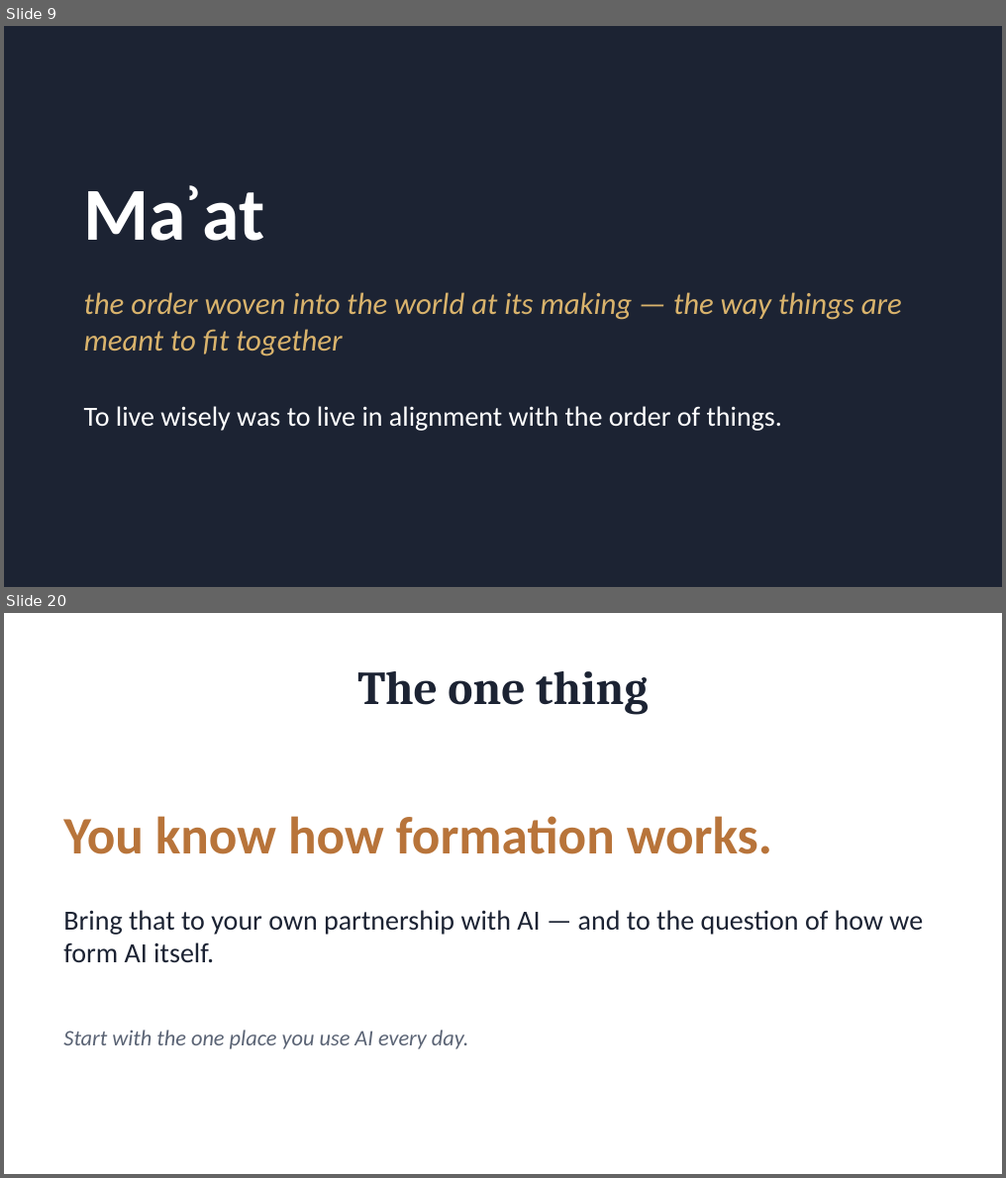
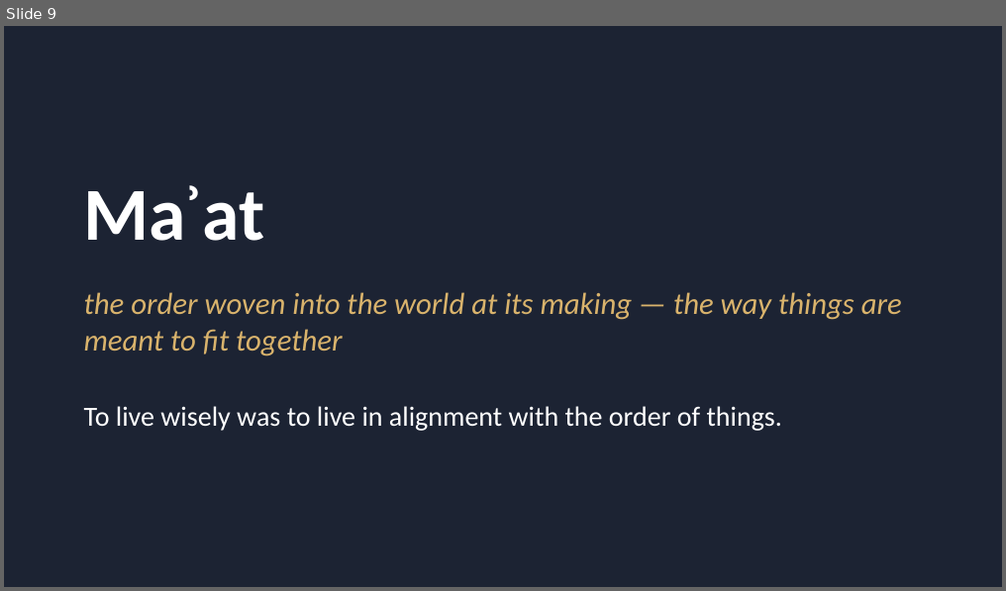
Before and after one commit to ericaraujophd/stem-slides, a slide deck: Session-2/S2-4-20pm-Wondergem-What-Does-It-Take-To-Be-Wise.pptx. Shown one above the other, each under a label of ours: slides 9 and 20 before the commit, slide 9 after it; the slides between them are not shown. The pictures are 1006x1178 and 1006x591 pixels, drawn with LibreOffice and Linux fonts; fonts in the diff are those of the drawing; background and template pictures are left out. Boxes give left, top, right and bottom in pixels: in the first picture for what was removed or moved away, otherwise in the second. Text is boxed around its words. In the diff, an @@ line names an element or a change of style, - is before the commit and + after.

```diff
--- a/Session-2/S2-4-20pm-Wondergem-What-Does-It-Take-To-Be-Wise.pptx
+++ b/Session-2/S2-4-20pm-Wondergem-What-Does-It-Take-To-Be-Wise.pptx
@@ slide 20 removed at (4,613,1002,1174), background #FFFFFF @@
@@ title removed at (357,671,648,715) @@
-The one thing
@@ text removed at (63,816,772,855) @@
-You know how formation works.
@@ text removed at (63,910,923,963) @@
-Bring that to your own partnership with AI — and to the question of how we form AI itself.
@@ text removed at (63,1030,468,1050) @@
-Start with the one place you use AI every day.
```
Also in this commit, not shown: 12 slides changed, 5 slides added, 2 other slides removed, 3 other files.
